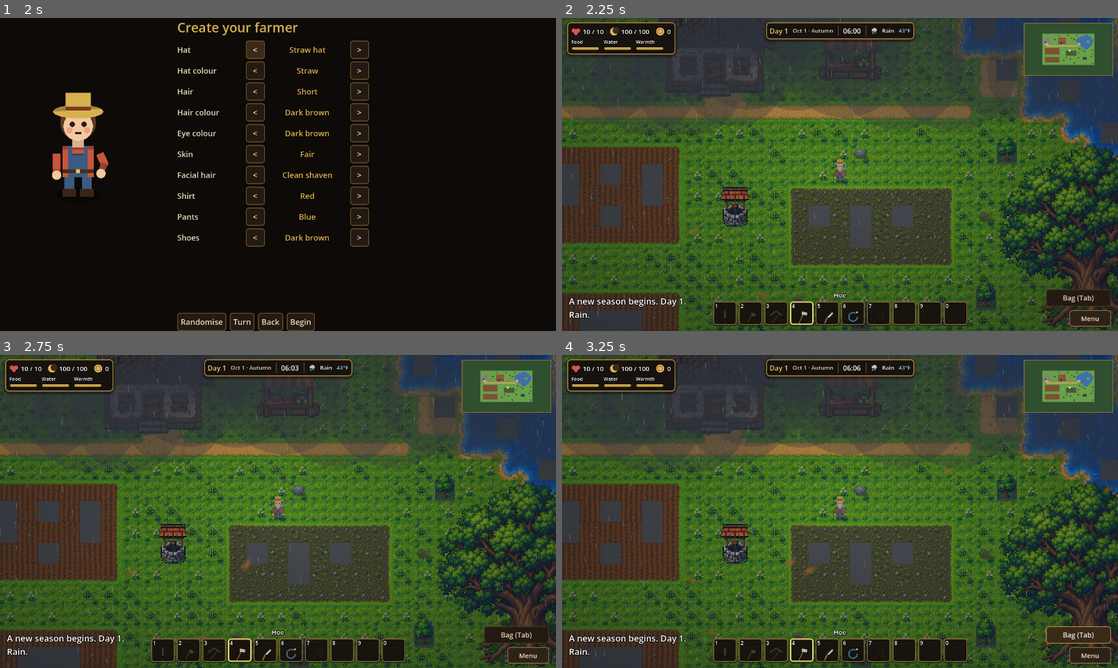
Above: before the commit, frames 1-4 (two rows, left to right).
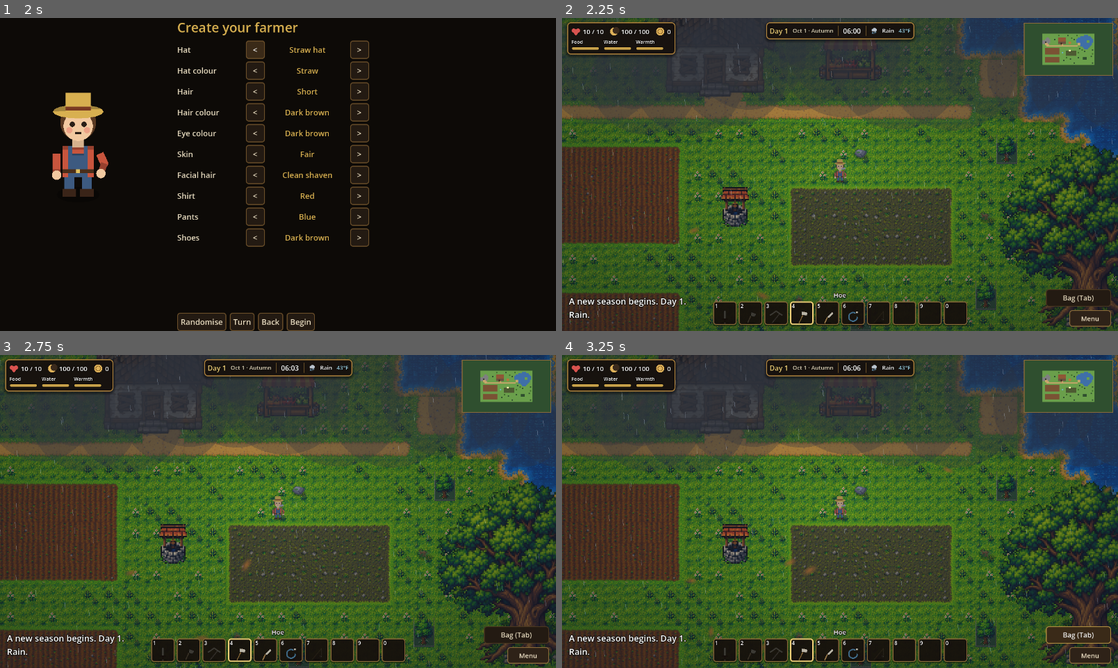
Above: after the commit, the same moments.

Repository: joshj1108/CrowCreekHollow
Game: Godot game, scene res://scenes/main.tscn
Same seed, same stepped clock (60 frames per second), same inputs: the game is played once before the commit and once after it.
Inputs:
- Up to frame 1 (2 s): click "New Game" at 0.5 s; click "Slot 1: empty" at 1.25 s
- Up to frame 2 (2.25 s): click "Begin" at 2 s
- Up to frame 3 (2.75 s): no input
- Up to frame 4 (3.25 s): click "Bag (Tab)" at 2.75 s

Frame 1 is identical in both runs. In frame 2, 3.7% of the frame differs, in the area x 0-100%, y 0-100%; in frame 3, 3.7%; in frame 4, 3.7%.

Commit message:
Mirror interior ground textures instead of drawing negative rectangles
Negative rectangle sizes do not flip a texture in Godot, so mirrored interior
tiles drew nothing and showed as grey squares in the fields and the lake.
The texture is now mirrored when it is loaded.

Co-Authored-By: Claude Haiku 5.5 <noreply@anthropic.com>
Claude-Session: https://claude.ai/code/session_016EvHBYyFANDWxunM27u84C

Diff:
--- a/scripts/farm_sprites.gd
+++ b/scripts/farm_sprites.gd
@@ -8,10 +8,17 @@
 
 
 static func tex(name: String, flip_y := false) -> Texture2D:
-	var key := "%s|%s" % [name, flip_y]
+	return tex_flipped(name, false, flip_y)
+
+
+# The texture, mirrored across x and/or y. Mirrored copies are made once and cached.
+static func tex_flipped(name: String, flip_x: bool, flip_y: bool) -> Texture2D:
+	var key := "%s|%s|%s" % [name, flip_x, flip_y]
 	if _cache.has(key):
 		return _cache[key]
 	var img: Image = load(DIR + name + ".png").get_image()
+	if flip_x:
+		img.flip_x()
 	if flip_y:
 		img.flip_y()
 	var t := ImageTexture.create_from_image(img)
--- a/scripts/main.gd
+++ b/scripts/main.gd
@@ -2166,16 +2166,15 @@
 			name = "grass_%d" % v
 		_:
 			return false
-	var rect := cell
-	# Interior tiles repeat, so each one is flipped by its position to break up the pattern.
-	# Edge pieces are never flipped: their open sides would move.
+	# Interior tiles repeat, so each one is mirrored by its position to break up the pattern.
+	# Edge pieces are never mirrored: their open sides would move.
+	var flip_x := false
+	var flip_y := false
 	if not name.contains("_edge_") and not name.contains("_shore_") and not name.contains("_inner_") and not name.begins_with("grass"):
 		var bits := FarmSprites.variant(t.x, t.y, 4)
-		if bits & 1:
-			rect = Rect2(rect.position.x + rect.size.x, rect.position.y, -rect.size.x, rect.size.y)
-		if bits & 2:
-			rect = Rect2(rect.position.x, rect.position.y + rect.size.y, rect.size.x, -rect.size.y)
-	draw_texture_rect(FarmSprites.tex(name), rect, false)
+		flip_x = (bits & 1) == 1
+		flip_y = (bits & 2) == 2
+	draw_texture_rect(FarmSprites.tex_flipped(name, flip_x, flip_y), cell, false)
 	return true
 
 
